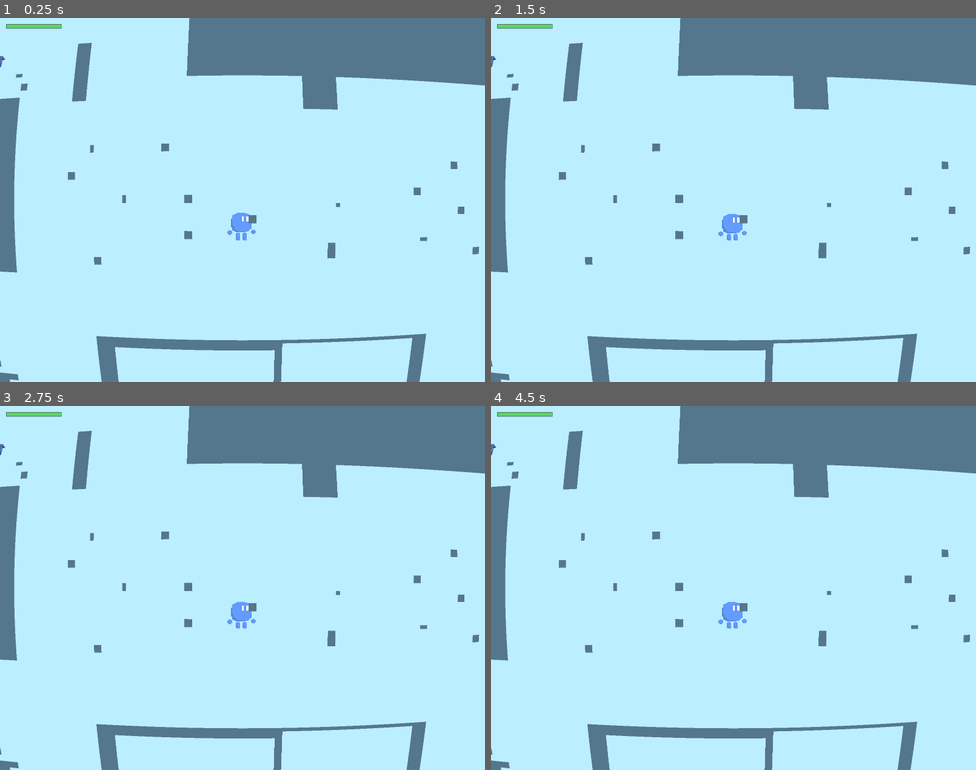
Above: before the commit, frames 1-4 (two rows, left to right).
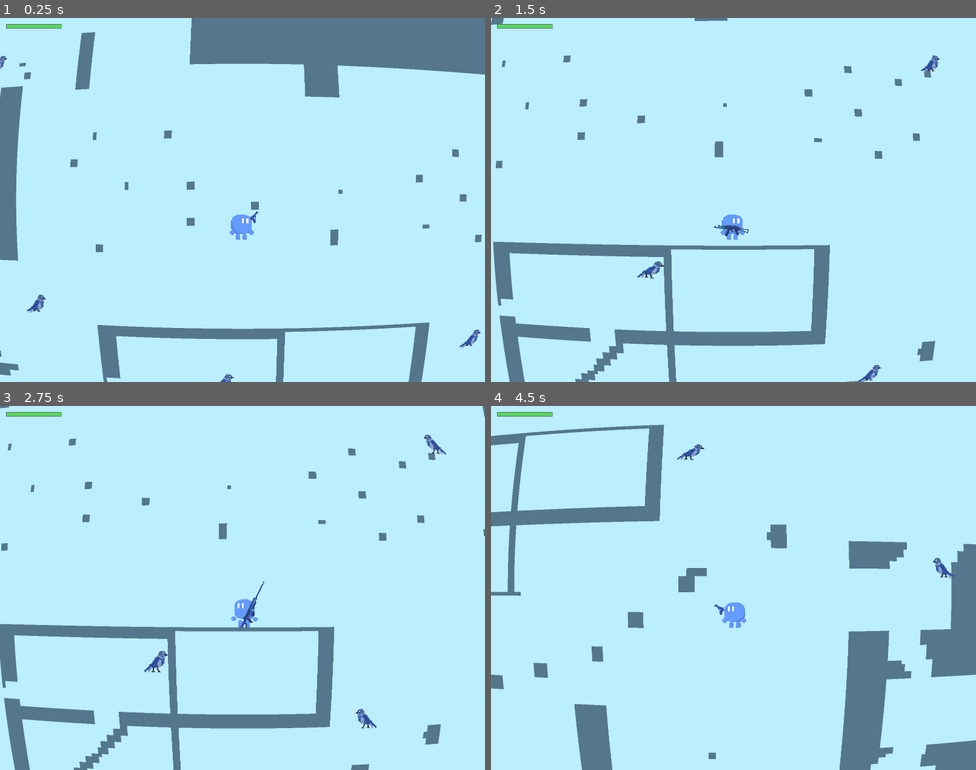
Above: after the commit, the same moments.

Repository: aleksey-45/the-cyancular-ruins
Game: Godot game, scene res://Scenes/Level0.tscn
Same seed, same stepped clock (60 frames per second), same inputs: the game is played once before the commit and once after it.
Inputs (mouse positions are in pixels of both pictures, inside the frame that each line leads up to):
- Up to frame 1 (0.25 s): no input
- Up to frame 2 (1.5 s): move the mouse to (840, 181) at 0.52 s; hold D (right) from 0.53 s (still down); tap 1 (1) at 0.6 s; tap W (up) at 0.77, 1.07 s; tap 2 (2) at 0.8, 1.35 s; move the mouse to (636, 218) at 1.27 s
- Up to frame 3 (2.75 s): tap W (up) at 1.52, 1.82 s; tap 3 (3) at 1.55, 2.1 s; move the mouse to (291, 507) at 2.02 s; release D (right) at 2.03 s; hold A (left) from 2.03 s (still down); hold R (R) from 2.03 s (still down)
- Up to frame 4 (4.5 s): move the mouse to (709, 660) at 2.77 s; release A (left) at 2.78 s; release R (R) at 2.78 s; hold D (right) 2.78-4.28 s; tap R (R) at 2.85 s; tap W (up) at 3.02, 3.05, 3.32, 3.6, 3.77, 4.07 s; move the mouse to (879, 642) at 3.52 s; tap 1 (1) at 3.8, 4.35 s; move the mouse to (588, 533) at 4.27 s; hold A (left) from 4.28 s (still down)

The runs differ from the first frame. In frame 1, 7.5% of the frame differs, in the area x 0-100%, y 0-100%; in frame 2, 21%; in frame 3, 22%; in frame 4, 27%.
Error before the commit: Parse Error: Could not parse global class "WeaponBase" from "res://Scenes/Weapons/weapon_base.gd". (res://Scenes/player.gd:50)

Commit message:
refactor: drop export annotations (tooltip bug on Godot 4.4), param descriptions as comments

Diff:
--- a/Scenes/Enemies/enemy_base.gd
+++ b/Scenes/Enemies/enemy_base.gd
@@ -4,12 +4,12 @@
 # 物理基础(子类可覆写:扑击时关闭重力)
 var use_gravity: bool = true
 
-@export_group("战斗数值(可在检查器调,场景值优先)")
-@export_tooltip("血量")
+# 战斗数值(可在检查器调,场景值优先)
+# 血量
 @export var hp: int = 3
-@export_tooltip("接触玩家伤害")
+# 接触玩家伤害
 @export var contact_damage: int = 1
-@export_tooltip("受击击退力度")
+# 受击击退力度
 @export var knockback_strength: float = 150.0
 
 # 环面接缝兜底:物理 Area 用欧氏距离,跨接缝不重叠,这里用环面距离补(略大于 ContactArea 半对角线)
--- a/Scenes/Weapons/weapon_base.gd
+++ b/Scenes/Weapons/weapon_base.gd
@@ -7,78 +7,63 @@
 const BULLET_SCENE: PackedScene = preload("res://Scenes/Weapons/bullet.tscn")
 const RECOIL_TIME: float = 0.06  # 枪口后坐复位时长(秒),旧 recoil_time 内联
 
-# ── 武器参数(Inspect 里按组显示,悬停有 tooltip 说明)──
-@export_group("分类")
-@export_tooltip("模板分类(轻/中/重),仅作信息/分组用")
+# ── 武器参数(说明见各参数上方注释)──
+# 模板分类(轻/中/重),仅作信息/分组用
 @export var tier: Tier = Tier.LIGHT
-@export_tooltip("显示名,切枪/识别用")
+# 显示名,切枪/识别用
 @export var weapon_name: String = "weapon"
 
-@export_group("开火")
-@export_tooltip("true=全自动(按住连发);false=半自动(按一下打一发)")
+# ── 开火 ──
+# true=全自动(按住连发);false=半自动(按一下打一发)
 @export var full_auto: bool = false
-@export_tooltip("两次射击最小间隔(秒),越小射速越快")
-@export_range(0.02, 5.0, 0.01)
-var fire_cooldown: float = 0.2
-@export_tooltip("true=重武器:按住左键进入激光预瞄,松开才发射")
+# 两次射击最小间隔(秒),越小射速越快
+@export var fire_cooldown: float = 0.2
+# true=重武器:按住左键进入激光预瞄,松开才发射
 @export var heavy_aim: bool = false
 
-@export_group("子弹")
-@export_tooltip("子弹速度(px/s),越大弹道越直、越难闪避")
-@export_range(100.0, 5000.0, 50.0)
-var bullet_speed: float = 900.0
-@export_tooltip("子弹射程(px),超过即消失")
-@export_range(100.0, 10000.0, 50.0)
-var bullet_range: float = 600.0
-@export_tooltip("子弹体积(信息字段;实际大小由 bullet.tscn 场景决定)")
-@export_range(1.0, 50.0, 0.5)
-var bullet_size: float = 5.0
-@export_tooltip("子弹贴图染色(白色=原样显示 Bullets.png 贴图;想改子弹颜色就设这里)")
+# ── 子弹 ──
+# 子弹速度(px/s),越大弹道越直、越难闪避
+@export var bullet_speed: float = 900.0
+# 子弹射程(px),超过即消失
+@export var bullet_range: float = 600.0
+# 子弹体积(信息字段;实际大小由 bullet.tscn 场景决定)
+@export var bullet_size: float = 5.0
+# 子弹贴图染色(白色=原样显示 Bullets.png 贴图;想改子弹颜色就设这里)
 @export var bullet_color: Color = Color.WHITE
 
-@export_group("伤害")
-@export_tooltip("命中敌人扣除的 HP")
-@export_range(1, 100, 1)
-var damage: int = 1
-@export_tooltip("命中击退力度(>0 会覆盖敌人自身 knockback_strength)")
-@export_range(0.0, 2000.0, 10.0)
-var impact: float = 60.0
-
-@export_group("后坐/镜头")
-@export_tooltip("开火把玩家向后推的力度(蹲下时不推)")
-@export_range(0.0, 500.0, 5.0)
-var recoil_push: float = 0.0
-@export_tooltip("枪口上跳幅度(枪精灵位移,纯视觉)")
-@export_range(0.0, 50.0, 1.0)
-var recoil_kick: float = 4.0
-@export_tooltip("开火镜头抖动幅度")
-@export_range(0.0, 50.0, 0.5)
-var cam_shake: float = 2.0
-@export_tooltip("镜头抖动时长(秒)")
-@export_range(0.02, 2.0, 0.02)
-var cam_shake_time: float = 0.1
-
-@export_group("移动惩罚")
-@export_tooltip("惩罚生效期间的水平移速倍率(1.0=不减,0.55=只剩 55%)")
-@export_range(0.1, 1.0, 0.05)
-var move_penalty: float = 1.0
-@export_tooltip("惩罚生效期间的跳跃初速倍率(1.0=不减)")
-@export_range(0.1, 1.0, 0.05)
-var jump_penalty: float = 1.0
-@export_tooltip("惩罚生效时机:NONE 永不 / WHILE_FIRING 开火后冷却中 / WHILE_AIM_OR_COOLDOWN 预瞄或冷却中")
+# ── 伤害 ──
+# 命中敌人扣除的 HP
+@export var damage: int = 1
+# 命中击退力度(>0 会覆盖敌人自身 knockback_strength)
+@export var impact: float = 60.0
+
+# ── 后坐/镜头 ──
+# 开火把玩家向后推的力度(蹲下时不推)
+@export var recoil_push: float = 0.0
+# 枪口上跳幅度(枪精灵位移,纯视觉)
+@export var recoil_kick: float = 4.0
+# 开火镜头抖动幅度
+@export var cam_shake: float = 2.0
+# 镜头抖动时长(秒)
+@export var cam_shake_time: float = 0.1
+
+# ── 移动惩罚 ──
+# 惩罚生效期间的水平移速倍率(1.0=不减,0.55=只剩 55%)
+@export var move_penalty: float = 1.0
+# 惩罚生效期间的跳跃初速倍率(1.0=不减)
+@export var jump_penalty: float = 1.0
+# 惩罚生效时机:NONE 永不 / WHILE_FIRING 开火后冷却中 / WHILE_AIM_OR_COOLDOWN 预瞄或冷却中
 @export var penalty_mode: PenaltyMode = PenaltyMode.NONE
 
-@export_group("激光(heavy_aim 用)")
-@export_tooltip("预瞄激光线长度(px)")
-@export_range(100.0, 5000.0, 50.0)
-var laser_length: float = 500.0
-@export_tooltip("激光颜色")
+# ── 激光(heavy_aim 用)──
+# 预瞄激光线长度(px)
+@export var laser_length: float = 500.0
+# 激光颜色
 @export var laser_color: Color = Color(1.0, 0.2, 0.2, 0.6)
 
-@export_group("瞄准")
-@export_tooltip("本枪仰角钳制角(枪口/激光/出弹方向共用)")
-@export_range(5.0, 85.0, 5.0)
-var pitch_clamp_deg: float = 45.0
+# ── 瞄准 ──
+# 本枪仰角钳制角(枪口/激光/出弹方向共用)
+@export var pitch_clamp_deg: float = 45.0
 
 @onready var sprite: Sprite2D = $Sprite2D
 @onready var muzzle: Marker2D = $Muzzle
